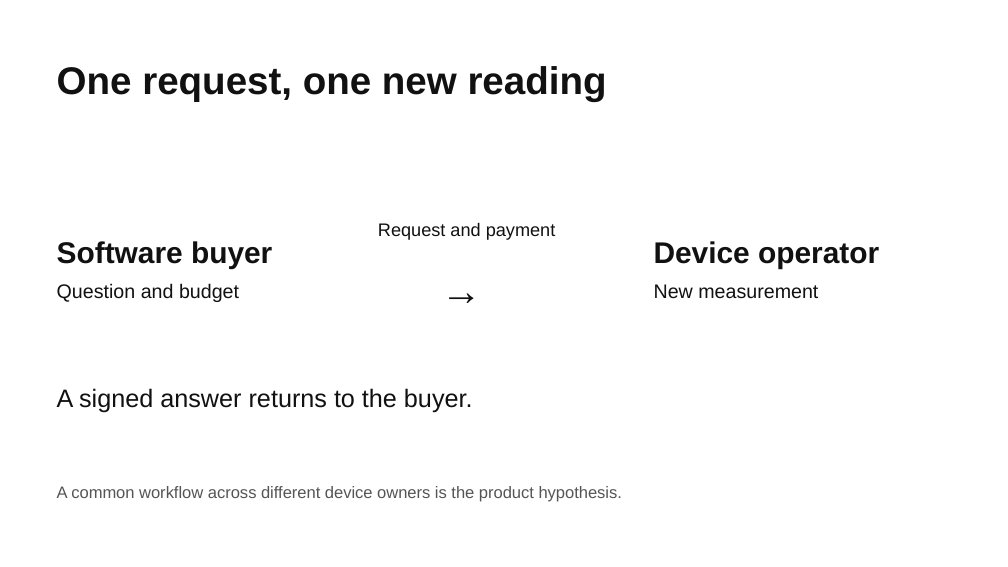
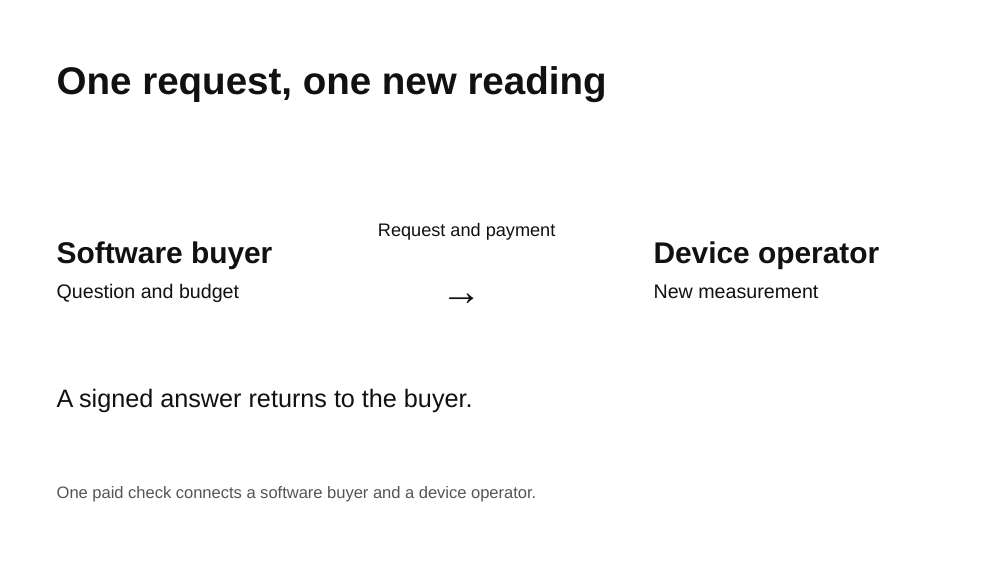
Before and after one commit to epicexcelsior/fieldproof, a slide deck: slide 2 of docs/competition/fieldproof-pitch.pptx. Drawn at 1008x567 pixels with LibreOffice and Linux fonts; fonts in the diff are those of the drawing. Boxes give left, top, right and bottom in pixels: in the first picture for what was removed or moved away, otherwise in the second. Text is boxed around its words. In the diff, an @@ line names an element or a change of style, - is before the commit and + after.

```diff
--- a/docs/competition/fieldproof-pitch.pptx
+++ b/docs/competition/fieldproof-pitch.pptx
@@ text at (x1=57, y1=486, x2=536, y2=502): text changed @@
-A common workflow across different device owners is the product hypothesis.
+One paid check connects a software buyer and a device operator.
```
Also in this commit, not shown: 1 other slide changed, 4 other files.
